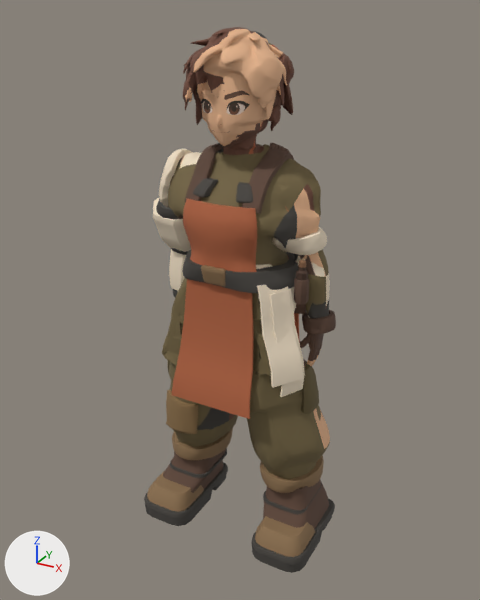
Before and after pictures for a commit that changed the glTF model godot/assets/models/yana.glb.
One viewpoint serves both versions: a 50 mm lens placed at (0.969, -1.773, 1.762), pointed at (-0.015, 0.017, 0.867). The axes (+X, +Y, +Z) are drawn at lower left. The lights are the same throughout. The older version comes first. Where no turn or scale is listed for an object, it has been applied to the vertices. Vertices at exactly the same position are counted once.

Objects in the first picture: 'Yana'.
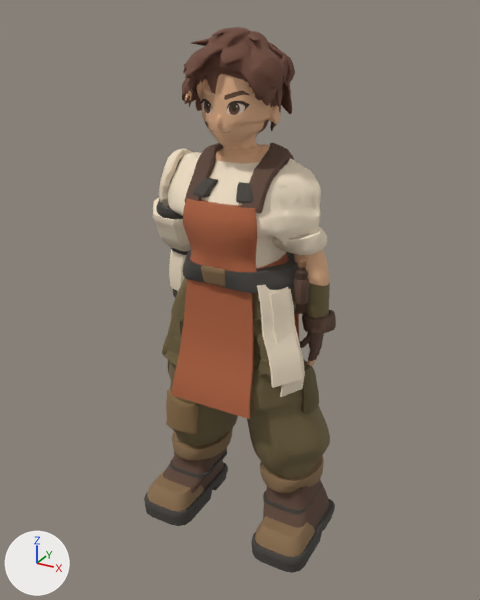
What changed in the scene script:
```text
Change me_yana:
    used by ob_yana; location = (0.0, 0.0, 0.0)
    remove me_yana.from_pydata(...)  # 32835 vertices, 63222 faces; spans x -0.34..0.33, y -0.21..0.24, z 0.0..1.71
    add me_yana.from_pydata(...)  # 32845 vertices, 63231 faces; spans x -0.34..0.33, y -0.21..0.24, z 0.0..1.71
    me_yana part 1: 1247 vertices moved within x -0.29..0.3, y -0.16..0.17, z 0.27..1.71; 3249 vertices removed from x -0.29..0.3, y -0.2..0.17, z 0.25..1.71; 3259 vertices added at x -0.29..0.3, y -0.2..0.17, z 0.25..1.71
    me_yana part 2: 16721 kept faces spanning x -0.32..0.32, y -0.17..0.18, z 0.25..1.71 get new texture (UV) coordinates
```

Location of each change, (x1, y1, x2, y2) in pixels of the pictures (480 x 600 px; the box of a moved part takes in the faces that stretch with it):
part 1 of me_yana, moved or reshaped
    before: (166, 27, 334, 443)
    after: (167, 27, 333, 443)
part 2 of me_yana, surface changed
    both: (163, 28, 330, 451)
